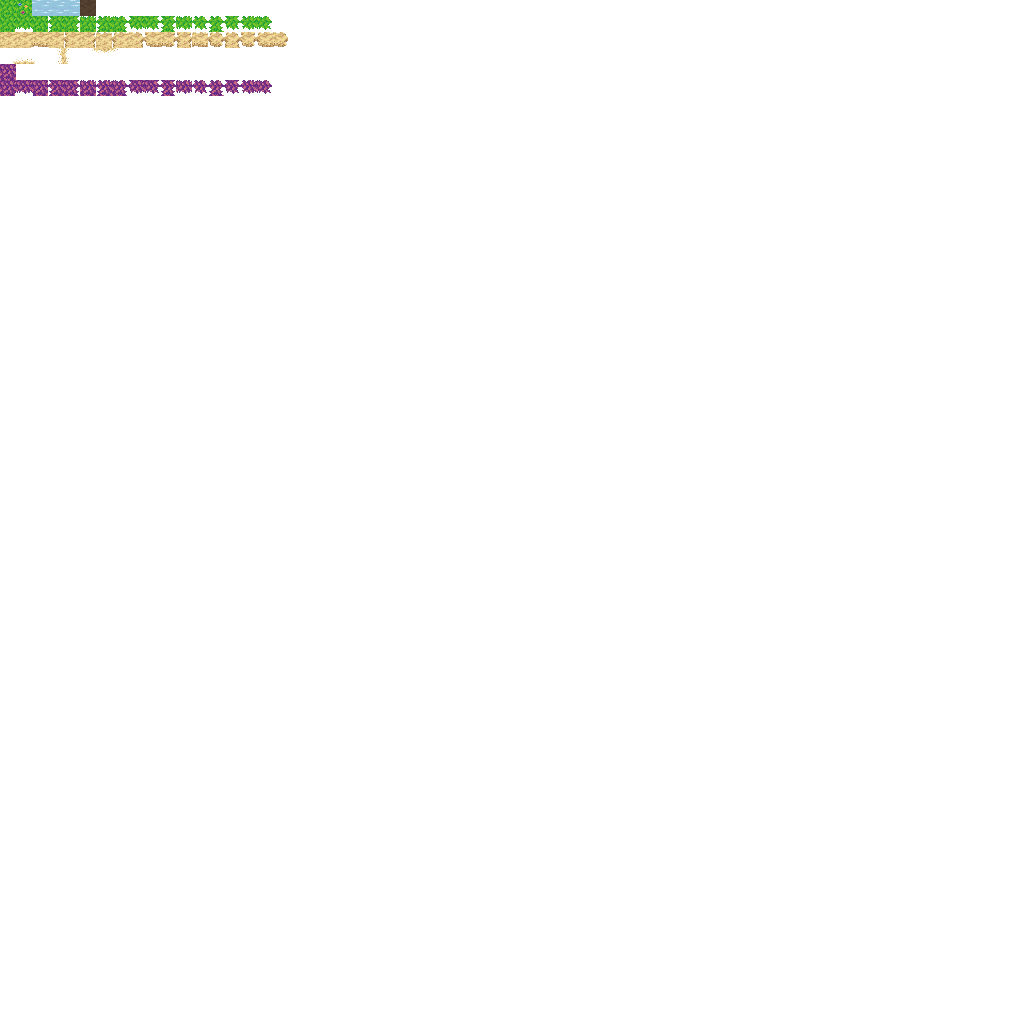
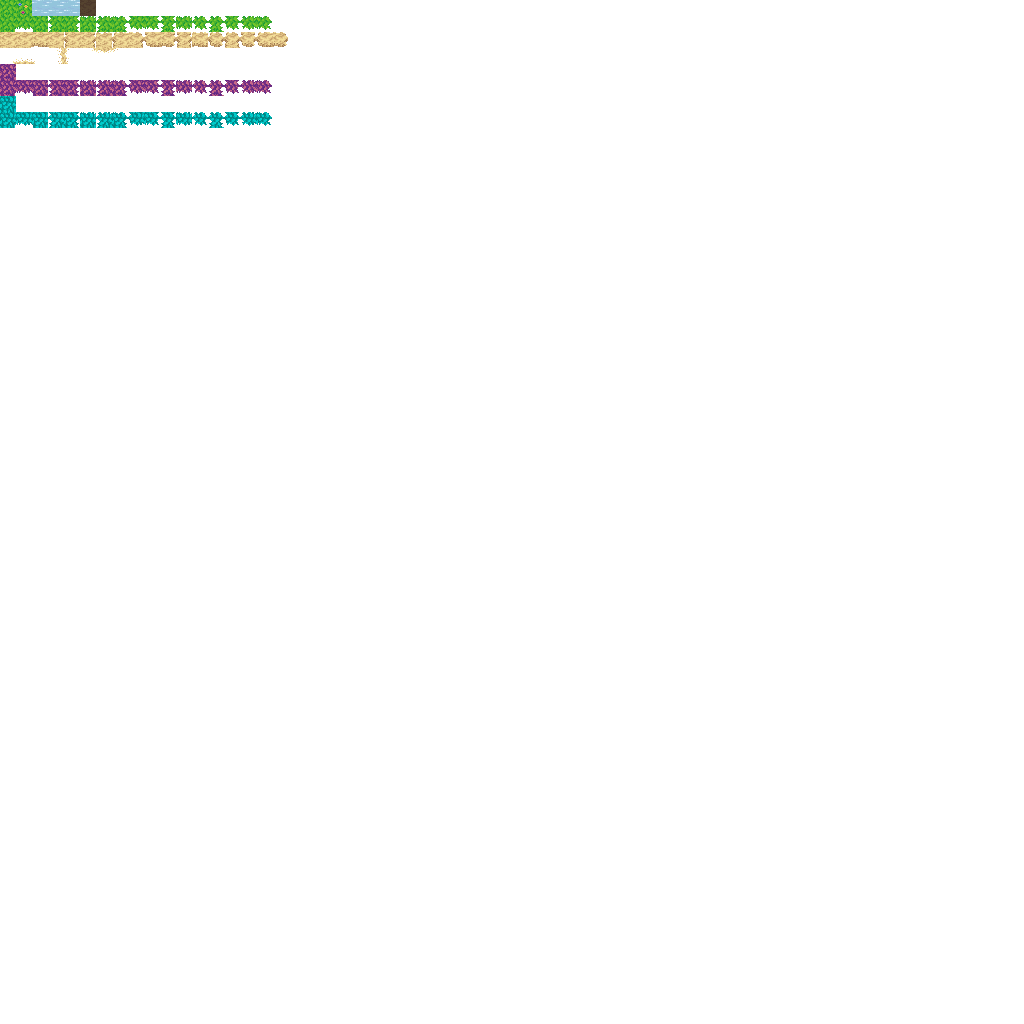
Layered file, before and after one edit (1024×1024). Changes by layer:
added layer "sprite_0_86" above "amethist duskalnd grass" over [0,96,272,128]
